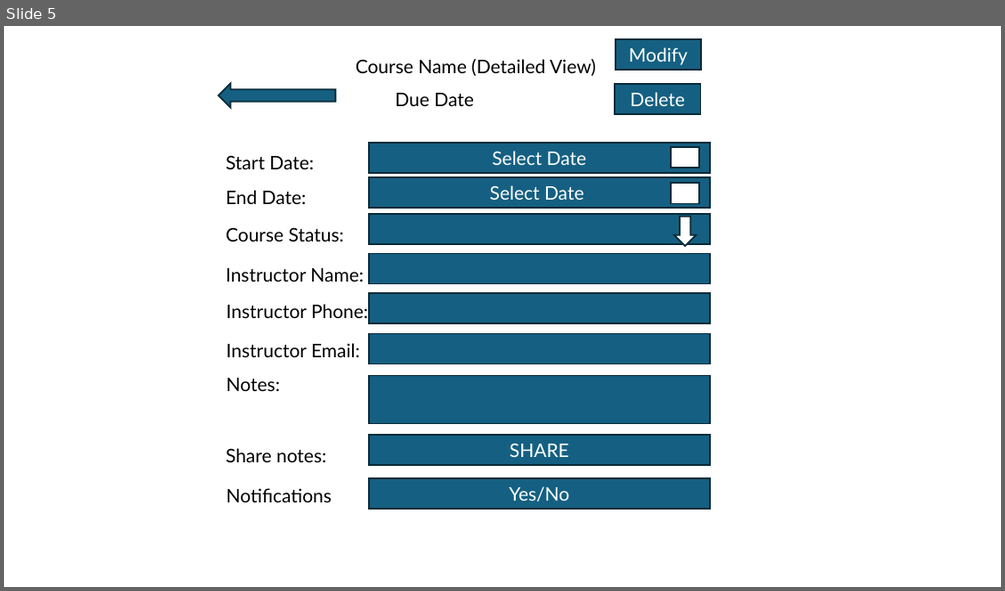
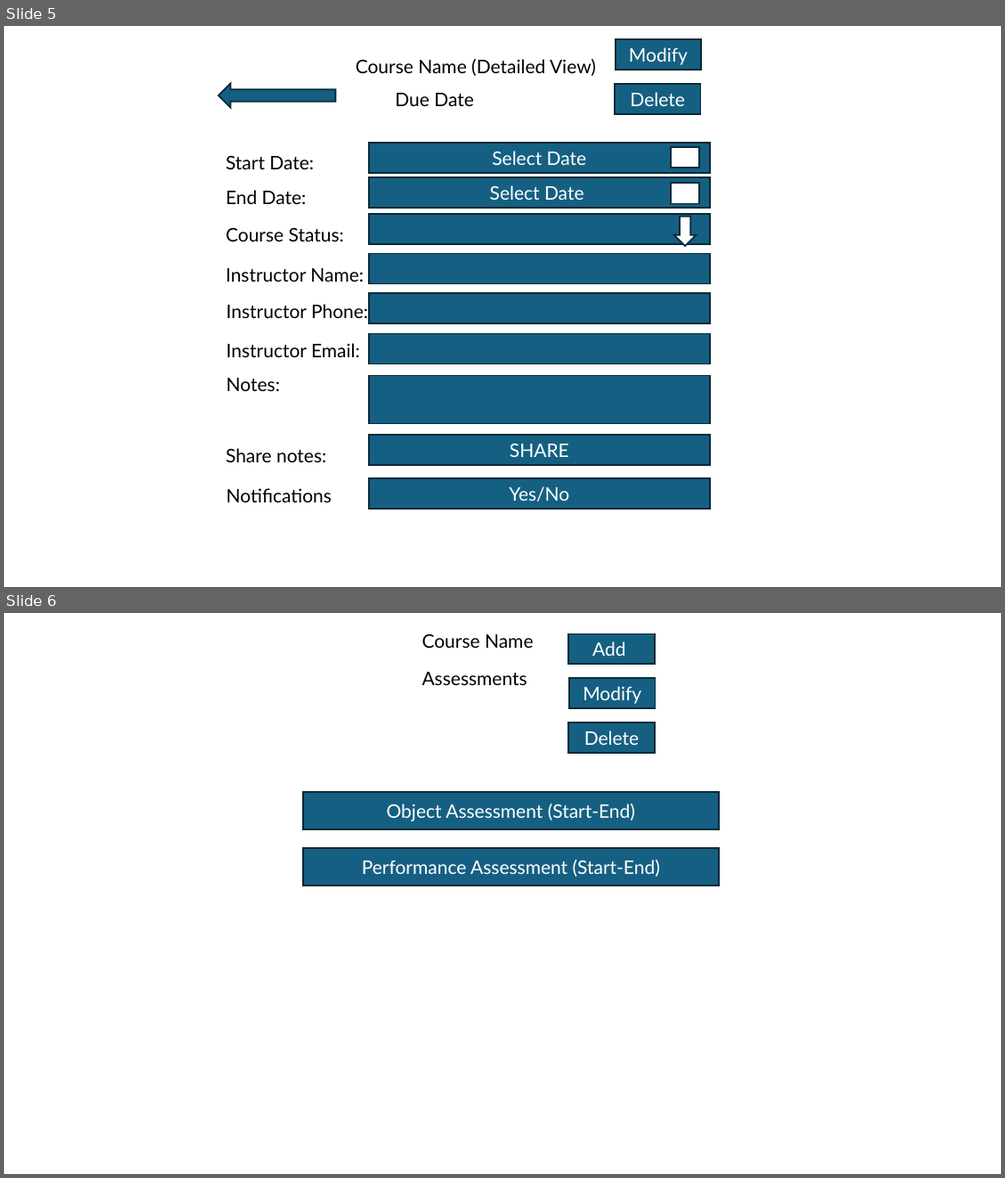
Before and after one commit to rpotesmangra11/C971-Mobile-App-Development, a slide deck: b1.pptx. Shown one above the other, each under a label of ours: slide 5 before the commit, slides 5 and 6 after it. The pictures are 1005x591 and 1005x1178 pixels, drawn with LibreOffice and Linux fonts; fonts in the diff are those of the drawing. Boxes give left, top, right and bottom in pixels: in the first picture for what was removed or moved away, otherwise in the second. Text is boxed around its words. In the diff, an @@ line names an element or a change of style, - is before the commit and + after.

Commit message:
B3 - add assessments

```diff
--- a/b1.pptx
+++ b/b1.pptx
@@ slide 6 added at [4,613,1001,1174], background #FFFFFF @@
@@ text added at [422,633,534,648], 18 pt, text #000000 @@
+Course Name
@@ rectangle added at [568,634,655,664], fill #156082, outline #092A39 1.5 pt, 18 pt, text #FFFFFF @@
+Add
@@ text added at [422,672,527,685], 18 pt, text #000000 @@
+Assessments
@@ rectangle added at [569,678,655,708], fill #156082, outline #092A39 1.5 pt, 18 pt, text #FFFFFF @@
+Modify
@@ rectangle added at [568,723,655,753], fill #156082, outline #092A39 1.5 pt, 18 pt, text #FFFFFF @@
+Delete
@@ rectangle added at [303,792,719,829], fill #156082, outline #092A39 1.5 pt, 18 pt, text #FFFFFF @@
+Object Assessment (Start-End)
@@ rectangle added at [303,848,719,885], fill #156082, outline #092A39 1.5 pt, 18 pt, text #FFFFFF @@
+Performance Assessment (Start-End)
```
Also in this commit, not shown: 1 slide changed, 1 other slide added, 2 slides removed.
